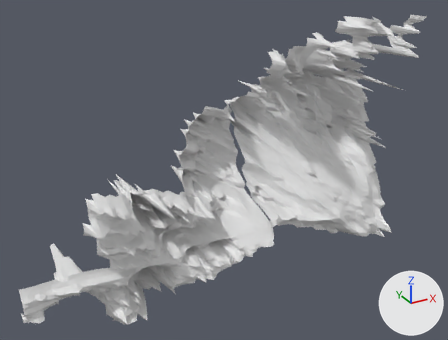
What one commit did to the OBJ model test_data/2026-07-10/processed/da26e0c8-a38c-53e1-ac77-adcbe8fd8d3a/mesh.obj.
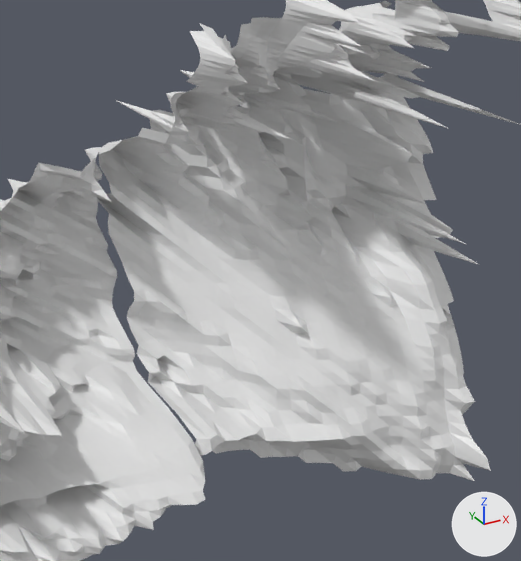
Each version appears first whole from a 50 mm lens placed at (-11.0, -81.6, 85.4), pointed at (42.0, 14.9, 37.2), and next in a close-up on the part from 42% to 90% of the width and 11% to 79% of the height. The lights are fixed; the arrows at lower right show +X, +Y and +Z. The older version's two pictures come first. Where no turn or scale is listed for an object, it has been applied to the vertices.
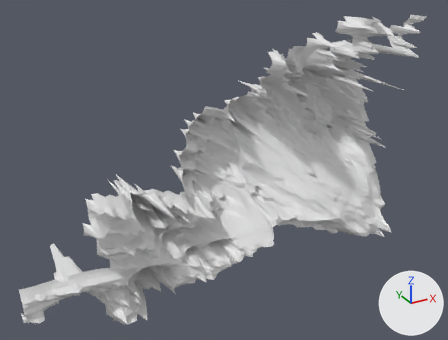
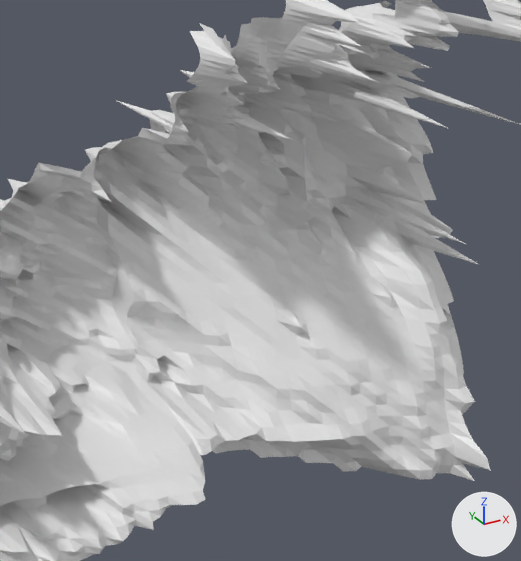
Pixel boxes [x1, y1, x2, y2] of what changed, in the close-ups (521 x 561 px):
part 1 of me_mesh, added
    after: [95, 71, 521, 455]

Edits to the bpy script that builds the scene:
```text
Change me_mesh:
    used by ob_mesh; location = (0.0, 0.0, 0.0)
    remove me_mesh.from_pydata(...)  # 3395 vertices, 6217 faces; spans x 0.4..82.6, y 0.8..32.8, z 16.3..64.5
    add me_mesh.from_pydata(...)  # 3524 vertices, 6471 faces; spans x 0.4..82.6, y 0.8..32.8, z 16.3..64.5
    me_mesh part 1
    129 vertices are added at x 50.0..82.1, y 8.8..31.0, z 23.4..50.0
    254 new faces join them
```
